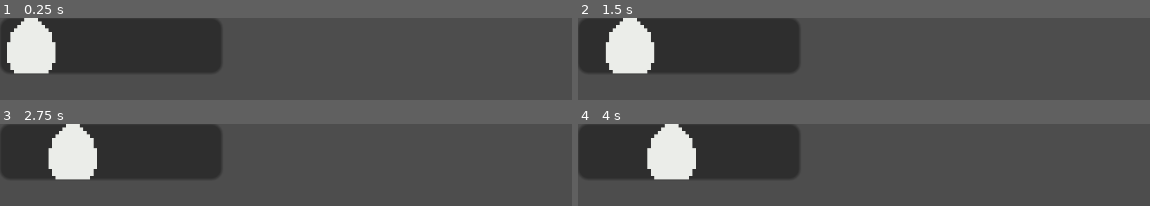
Above: before the commit, frames 1-4 (two rows, left to right).
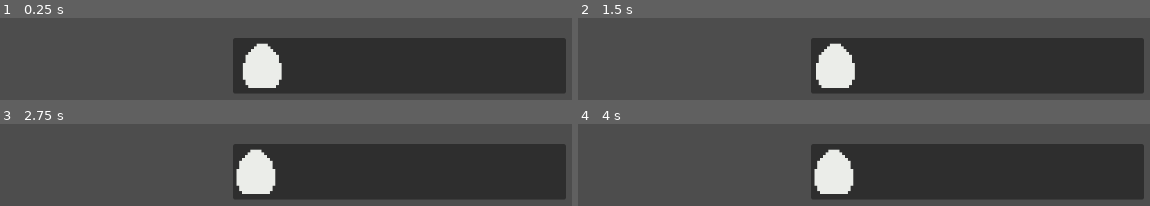
Above: after the commit, the same moments.

Repository: SinusMs/minijam-187
Game: Godot game, scene res://ui/progress_bar.tscn
Two runs of this game, one before a commit and one after it. Both use one fixed random seed, a clock stepped at 60 frames per second and the inputs below. This scene is started directly instead of the project's main scene.
Inputs:
- Up to frame 1 (0.25 s): no input
- Up to frame 2 (1.5 s): hold R 0.53-1.28 s; tap R at 1.35 s
- Up to frame 3 (2.75 s): hold R from 2.03 s (still down)
- Up to frame 4 (4 s): release R at 2.78 s; tap R at 2.85 s; hold R from 3.53 s (still down)

The runs differ from the first frame. In frame 1, 64% of the frame differs, in the area x 0-99%, y 0-92%; in frame 2, 64%; in frame 3, 64%; in frame 4, 64%.

Commit message:
Implemented basic icon based progress bar

Diff:
--- a/globals/signalbus.gd
+++ b/globals/signalbus.gd
@@ -1 +1,4 @@
 extends Node
+
+## Move Progress bar to [param progress]%
+signal MoveProgressBar(progress: float);
--- a/ui/progress_bar.gd
+++ b/ui/progress_bar.gd
@@ -1,19 +1,35 @@
 extends Control
 
+## x-coordinate of progress bar start in panel-space
 var progress_start: int;
+
+## x-coordinate of progress bar end in panel-space
 var progress_end: int;
-var progress_current: int;
-var time_total: float = 0.0;
+
+## progress bar's progress ranging from 0 to 1
+var progress_current: float;
+
+var time_total: float = 0.0; # testing var
 
 func _ready():
-    progress_start = $"CanvasLayer/Panel/TextureRect".position.x;
-    progress_end = progress_start + $"CanvasLayer/Panel".size.x - 16;
-
+	# Setup progress bar start and end
+	progress_start = $"CanvasLayer/Panel/ProgressIcon".position.x;
+	progress_end = progress_start + $"CanvasLayer/Panel".size.x - $CanvasLayer/Panel/ProgressIcon.size.x;
+	SignalBus.MoveProgressBar.connect(move_chicken_icon);
 
 func _process(delta):
-    time_total += delta;
-    $"CanvasLayer/Panel/TextureRect".position.x = lerp(progress_start, progress_end, time_total / 10);
-    pass
+	# Debugging
+	if Input.is_key_pressed(KEY_R):
+		time_total = 0;
 
-func move_chicken_icon() -> void:
-    pass
+	# Testing
+	time_total += delta;
+	var progress: float = lerp(progress_start, progress_end, clampf(time_total / 10, 0, 1));
+	move_chicken_icon(progress);
+
+## Moves the UI Progress Icon to [param progress]% [br]
+## Sets [member progress_current] to [param progress]
+func move_chicken_icon(progress: float) -> void:
+	progress_current = progress;
+	$"CanvasLayer/Panel/ProgressIcon".position.x = progress_current;
+	pass
--- a/ui/progress_bar.tscn
+++ b/ui/progress_bar.tscn
@@ -3,7 +3,7 @@
 [ext_resource type="Script" uid="uid://bul8k2cywkbp2" path="res://ui/progress_bar.gd" id="1_gtq4w"]
 [ext_resource type="Texture2D" uid="uid://grcwjbwpuh6x" path="res://assets/temp-egg_ui.png" id="2_4usvg"]
 
-[node name="ProgressBar" type="Control"]
+[node name="SingleIconProgressBar" type="Control"]
 layout_mode = 3
 anchors_preset = 15
 anchor_right = 1.0
@@ -15,17 +15,42 @@
 [node name="CanvasLayer" type="CanvasLayer" parent="."]
 
 [node name="Panel" type="Panel" parent="CanvasLayer"]
+custom_minimum_size = Vector2(64, 16)
 anchors_preset = 5
 anchor_left = 0.5
 anchor_right = 0.5
-offset_left = -576.0
-offset_right = -512.0
-offset_bottom = 16.0
+offset_left = -240.0
+offset_top = 29.0
+offset_right = 240.0
+offset_bottom = 109.0
 grow_horizontal = 2
-scale = Vector2(5, 5)
+size_flags_horizontal = 4
+size_flags_vertical = 4
 
-[node name="TextureRect" type="TextureRect" parent="CanvasLayer/Panel"]
-layout_mode = 0
-offset_right = 16.0
-offset_bottom = 16.0
+[node name="ProgressIcon" type="TextureRect" parent="CanvasLayer/Panel"]
+custom_minimum_size = Vector2(64, 32)
+layout_mode = 1
+anchors_preset = 9
+anchor_bottom = 1.0
+grow_vertical = 2
 texture = ExtResource("2_4usvg")
+expand_mode = 1
+stretch_mode = 5
+
+[node name="ProgressBackground" type="TextureRect" parent="CanvasLayer/Panel"]
+z_index = -1
+layout_mode = 1
+anchors_preset = 15
+anchor_right = 1.0
+anchor_bottom = 1.0
+grow_horizontal = 2
+grow_vertical = 2
+
+[node name="ProgressForeground" type="TextureRect" parent="CanvasLayer/Panel"]
+z_index = 1
+layout_mode = 1
+anchors_preset = 15
+anchor_right = 1.0
+anchor_bottom = 1.0
+grow_horizontal = 2
+grow_vertical = 2
